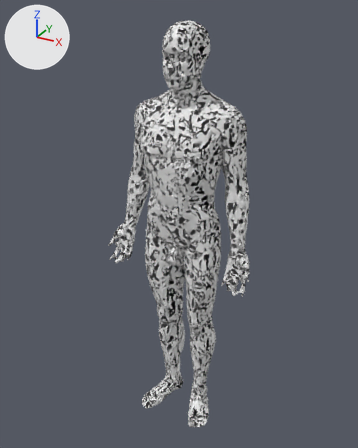
Renders of the glTF model apps/mobile/assets/models/body.glb from each side of a commit.
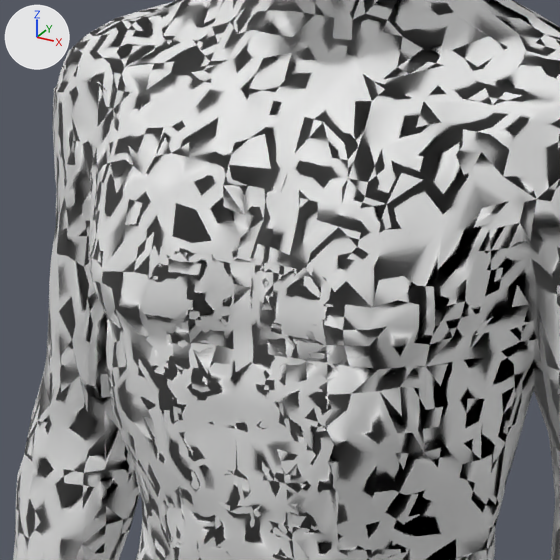
The first picture shows the older version from a 50 mm camera at (0.894, -1.659, 1.765) aimed at (-0.029, 0.018, 0.926). The close-ups show the older and then the newer version on the part from 35% to 63% of the width and 22% to 44% of the height of that picture. Only the edits that show in the close-ups are written down. Arrows for +X, +Y and +Z are at upper left; the lights stay in place.

Objects in the first close-up: 'abs', 'skin' and 3 more.
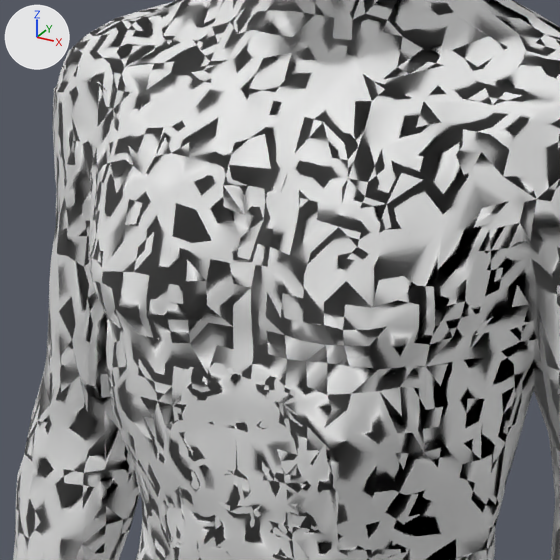
What differs and where, as boxes (x1, y1, x2, y2) in the close-ups (560 x 560 px):
part 1 of me_abs, deleted: before (142, 246, 340, 462)

The change in detail:
me_abs is used by ob_abs; location (0.0, 0.0, 0.0).
me_abs had 754 vertices, 1858 faces and spanned x -0.078..0.076, y -0.125..-0.089, z 1.02..1.309.
me_abs now has 456 vertices, 1114 faces and spans x -0.078..0.075, y -0.121..-0.089, z 1.02..1.235.
me_abs part 1: 298 vertices removed from x -0.075..0.076, y -0.125..-0.107, z 1.181..1.309.
